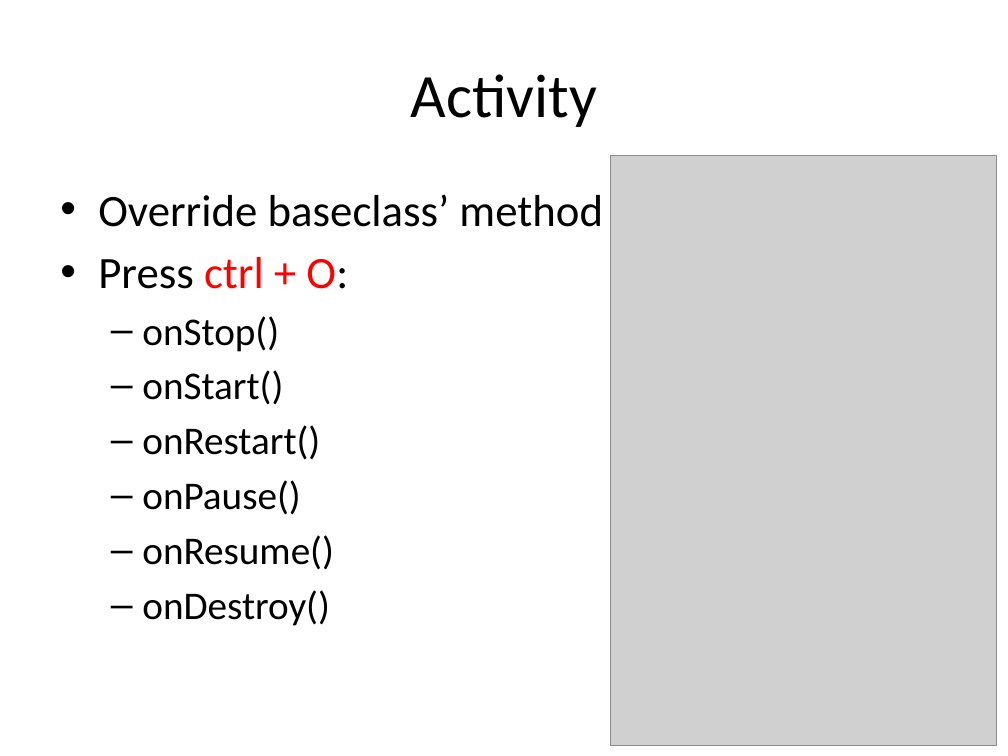
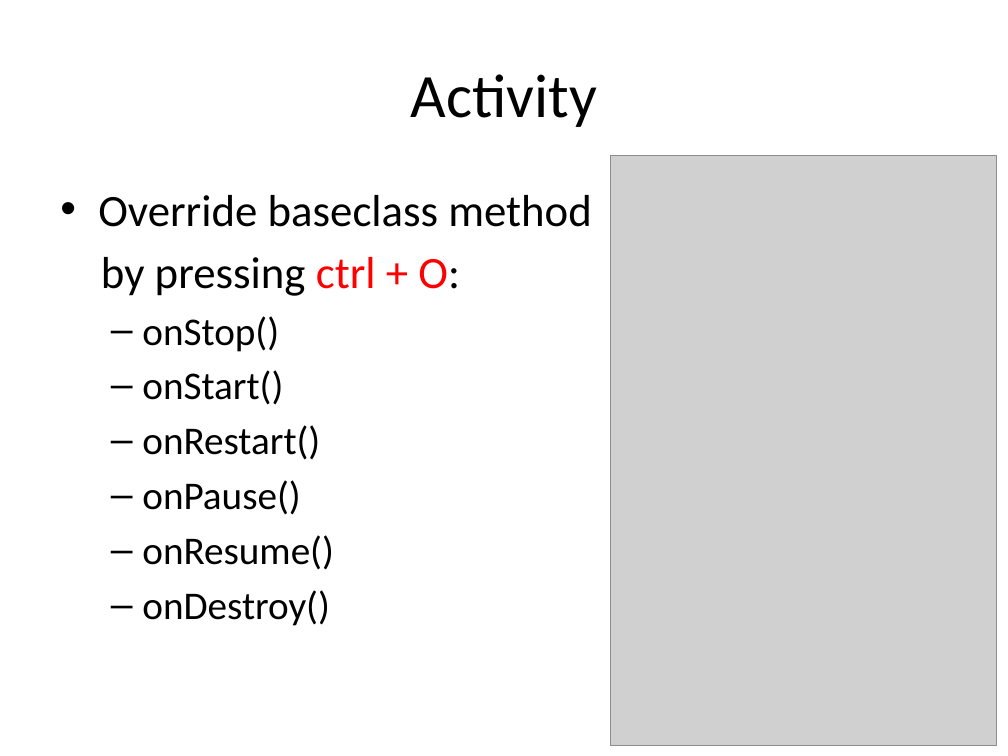
Before and after one commit to hs9021401/FIT_Android, a slide deck: slide 49 of The introduction of Android.pptx (slide 45 before the commit). Drawn at 1008x756 pixels with LibreOffice and Linux fonts; fonts in the diff are those of the drawing; grey boxes stand for pictures. Boxes give left, top, right and bottom in pixels: in the first picture for what was removed or moved away, otherwise in the second. Text is boxed around its words. In the diff, an @@ line names an element or a change of style, - is before the commit and + after.

```diff
--- a/The introduction of Android.pptx
+++ b/The introduction of Android.pptx
@@ text at <box>98,195,592,296</box>: text changed @@
-• Override baseclass’ method
-• Press ctrl + O:
+• Override baseclass method
+by pressing ctrl + O:
```
Also in this commit, not shown: 16 other slides changed, 5 slides added.
